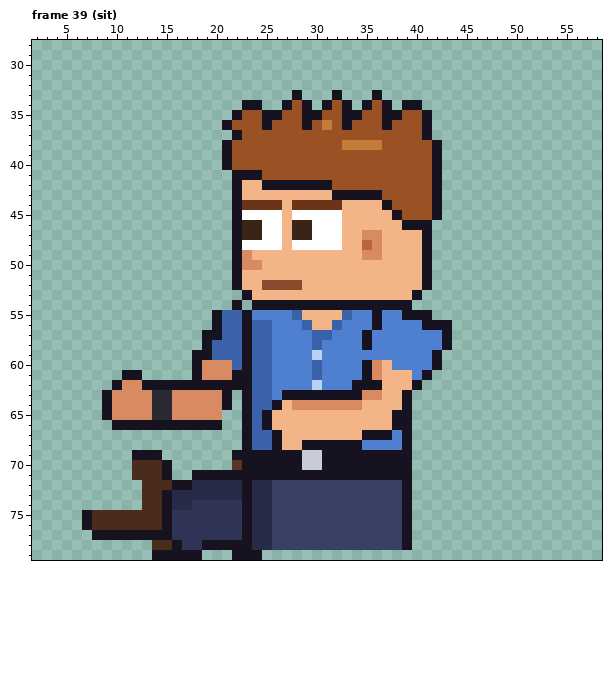
Two versions of one pixel-art file, sprites/custom/custom_intern_spiky_left_anim.aseprite. Above: the version before the commit.
64x80 pixels, 129 frames. Shown: frame 39 (sit): x 2..58, y 28..79. The commit also changed other frames, which this record leaves out.
And afterwards:
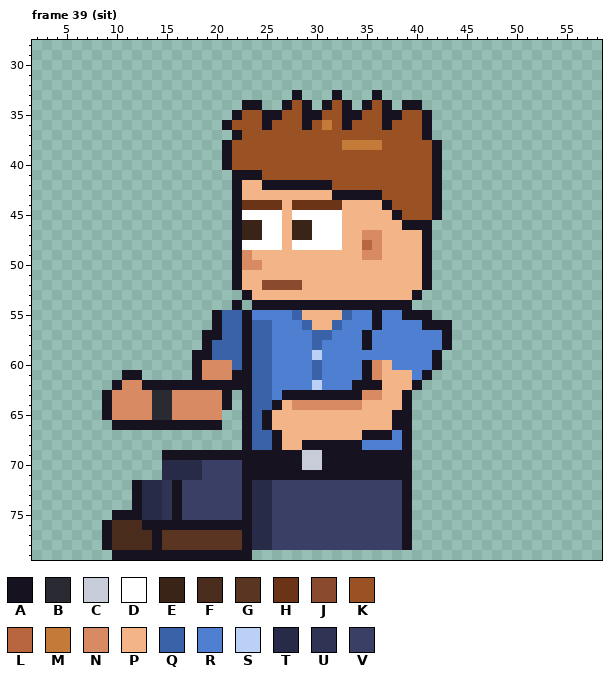
Palette (. is transparent): A #17121f  B #2a2a33  C #c8ccd8  D #ffffff  E #3a2418  F #4a2c1c  G #5a3522  H #6b3416  J #8a4a2e  K #9a5124  L #b8663f  M #c47a38  N #d88a62  P #f3b488  Q #3a62a8  R #4f7fd0  S #bbd0f5  T #272b48  U #2f3354  V #3a3f66
Edits made:
{"where": "frame 39 (sit), layers \"Pants\", \"Shoes\""}
{"frame":39,"y":69,"x":12,"old":"AAA.......","new":"...AAAAAAA"}
{"frame":39,"y":70,"x":12,"old":"FFFA......G","new":"...TTTTVVVV"}
{"frame":39,"y":71,"x":12,"old":"FFFA..AAAAA","new":"...TTTTVVVV"}
{"frame":39,"y":72,"x":12,"old":".FFF","new":"ATTU"}
{"frame":39,"y":72,"x":17,"old":"ATTTTT","new":"VVVVVV"}
{"frame":39,"y":73,"x":12,"old":".FFATTTTTTT","new":"ATTUAVVVVVV"}
{"frame":39,"y":74,"x":12,"old":".FFATTUUUUU","new":"ATTUAVVVVVV"}
{"frame":39,"y":75,"x":7,"old":"AFFFFFFFAUUUUUUU","new":"...AAATTUAVVVVVV"}
{"frame":39,"y":76,"x":7,"old":"AFF","new":"..A"}
{"frame":39,"y":76,"x":13,"old":"FF","new":"AA"}
{"frame":39,"y":76,"x":16,"old":"UUUUUUU","new":"AAAAAAA"}
{"frame":39,"y":77,"x":8,"old":"A","new":"."}
{"frame":39,"y":77,"x":10,"old":"AAAA","new":"FFFF"}
{"frame":39,"y":77,"x":15,"old":"AUUUUUUU","new":"GGGGGGGG"}
{"frame":39,"y":78,"x":9,"old":".....FFAUUAAAA","new":"AFFFFAGGGGGGGG"}
{"frame":39,"y":79,"x":10,"old":"....","new":"AAAA"}
{"frame":39,"y":79,"x":19,"old":"...","new":"AAA"}
{"frame":39,"y":79,"x":24,"old":"A","new":"."}
